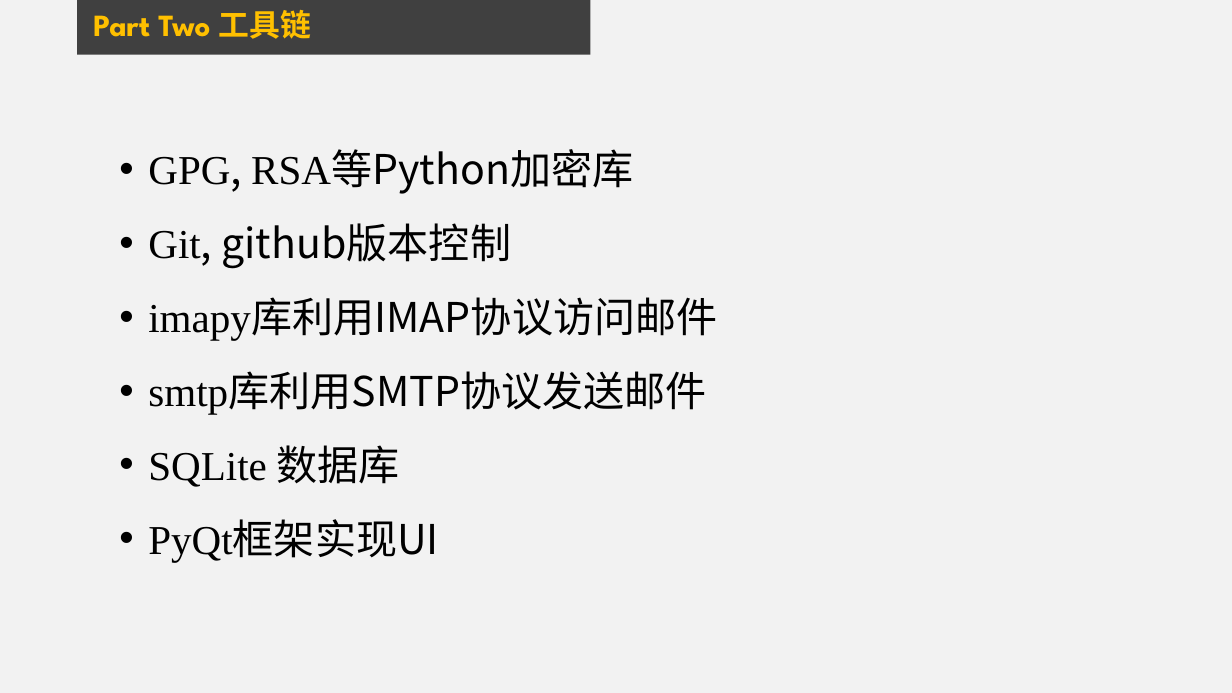
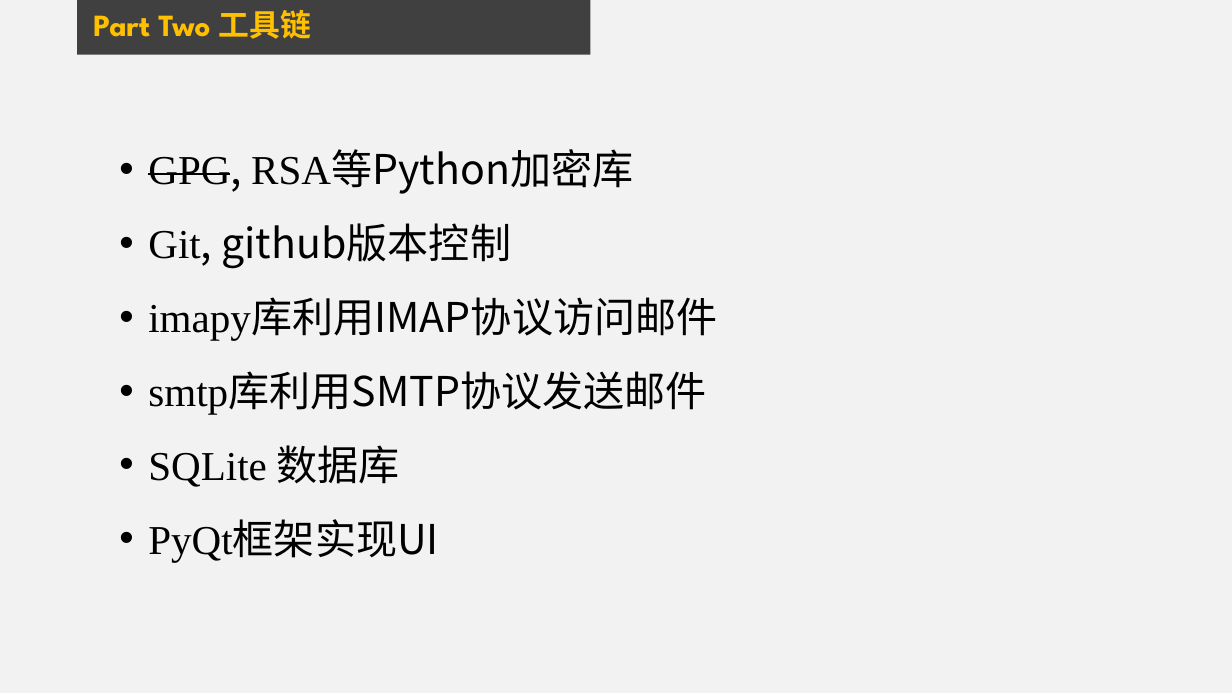
Before and after one commit to liziwl/IM-over-Email, a slide deck: slide 6 of Final presentation.pptx. Drawn at 1232x693 pixels with LibreOffice and Linux fonts; fonts in the diff are those of the drawing. Boxes give left, top, right and bottom in pixels: in the first picture for what was removed or moved away, otherwise in the second. Text is boxed around its words. In the diff, an @@ line names an element or a change of style, - is before the commit and + after.

Commit message:
Modify PPT

```diff
--- a/Final presentation.pptx
+++ b/Final presentation.pptx
@@ text at (148, 152, 633, 192): strikethrough on in "GPG," @@
```
Also in this commit, not shown: 1 other slide changed.
